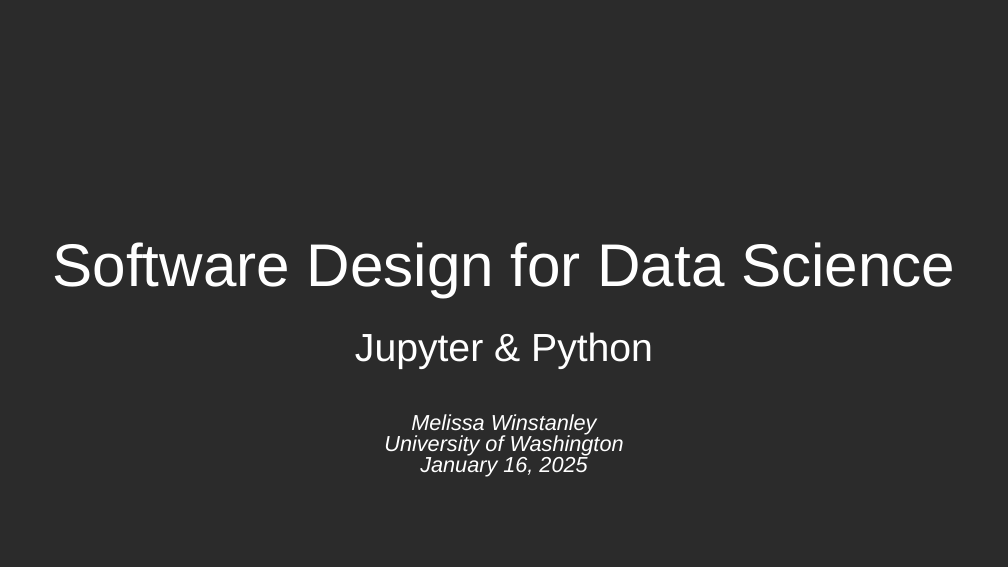
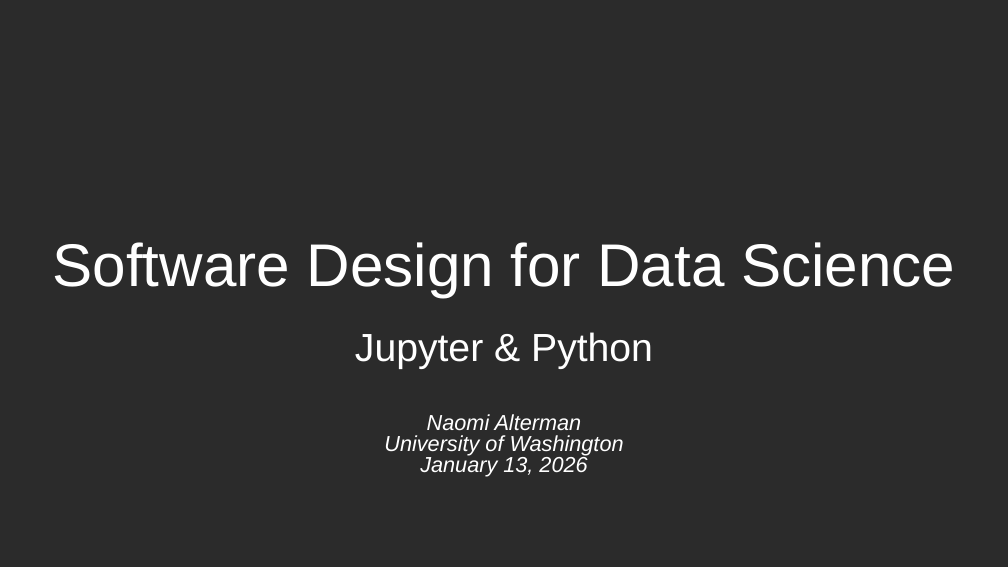
Before and after one commit to UWDATA515/lecture-materials, a slide deck: slide 1 of 02/00__DATA515_02_JupyterPython.pptx. Drawn at 1008x567 pixels with LibreOffice and Linux fonts; fonts in the diff are those of the drawing; background and template pictures are left out; a plain dark background stands for a picture behind light text. Boxes give left, top, right and bottom in pixels: in the first picture for what was removed or moved away, otherwise in the second. Text is boxed around its words. In the diff, an @@ line names an element or a change of style, - is before the commit and + after.

```diff
--- a/02/00__DATA515_02_JupyterPython.pptx
+++ b/02/00__DATA515_02_JupyterPython.pptx
@@ subtitle at (x1=427, y1=414, x2=582, y2=431): text changed @@
-Melissa Winstanley
+Naomi Alterman
@@ subtitle at (x1=420, y1=455, x2=587, y2=477): text changed @@
-January 16, 2025
+January 13, 2026
```
Also in this commit, not shown: 1 other file.
